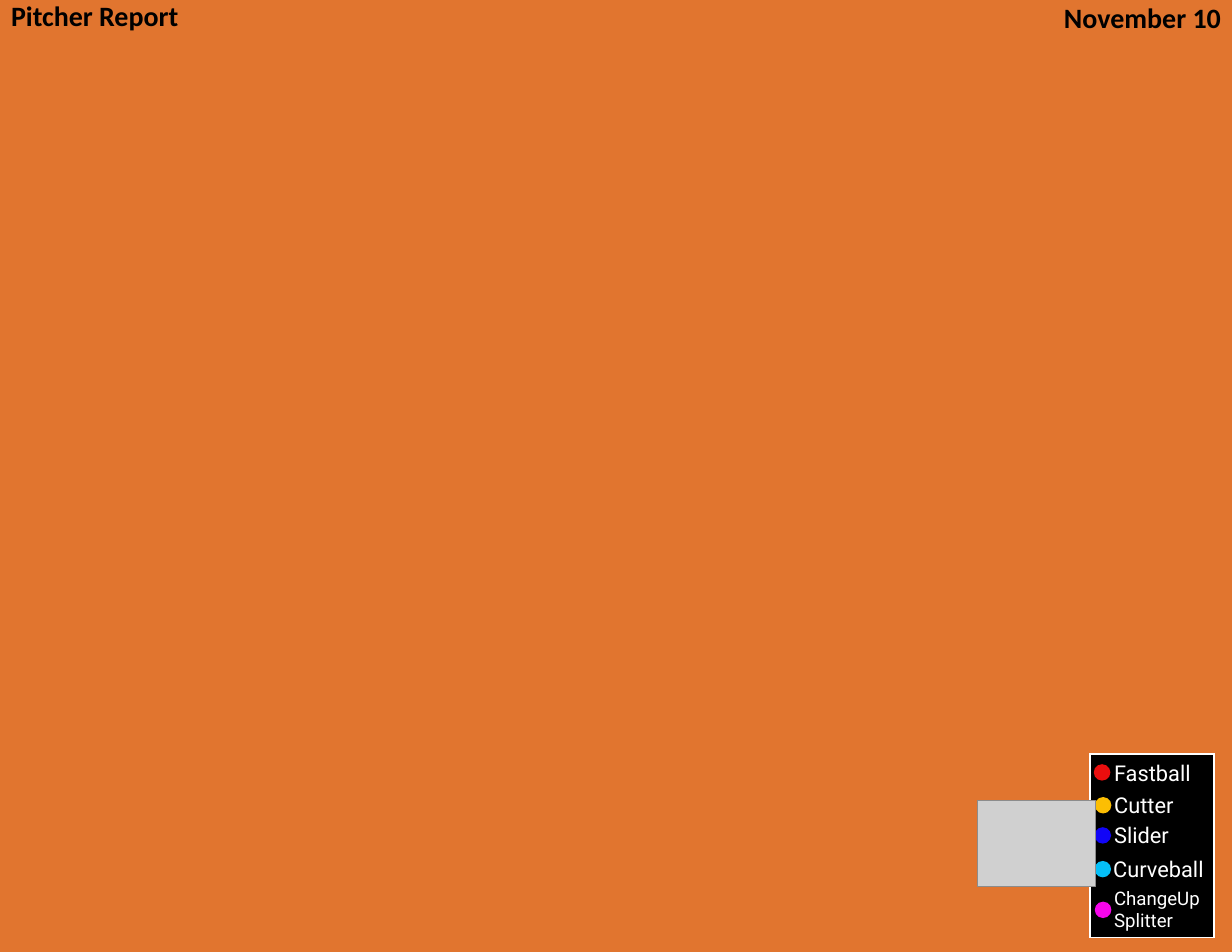
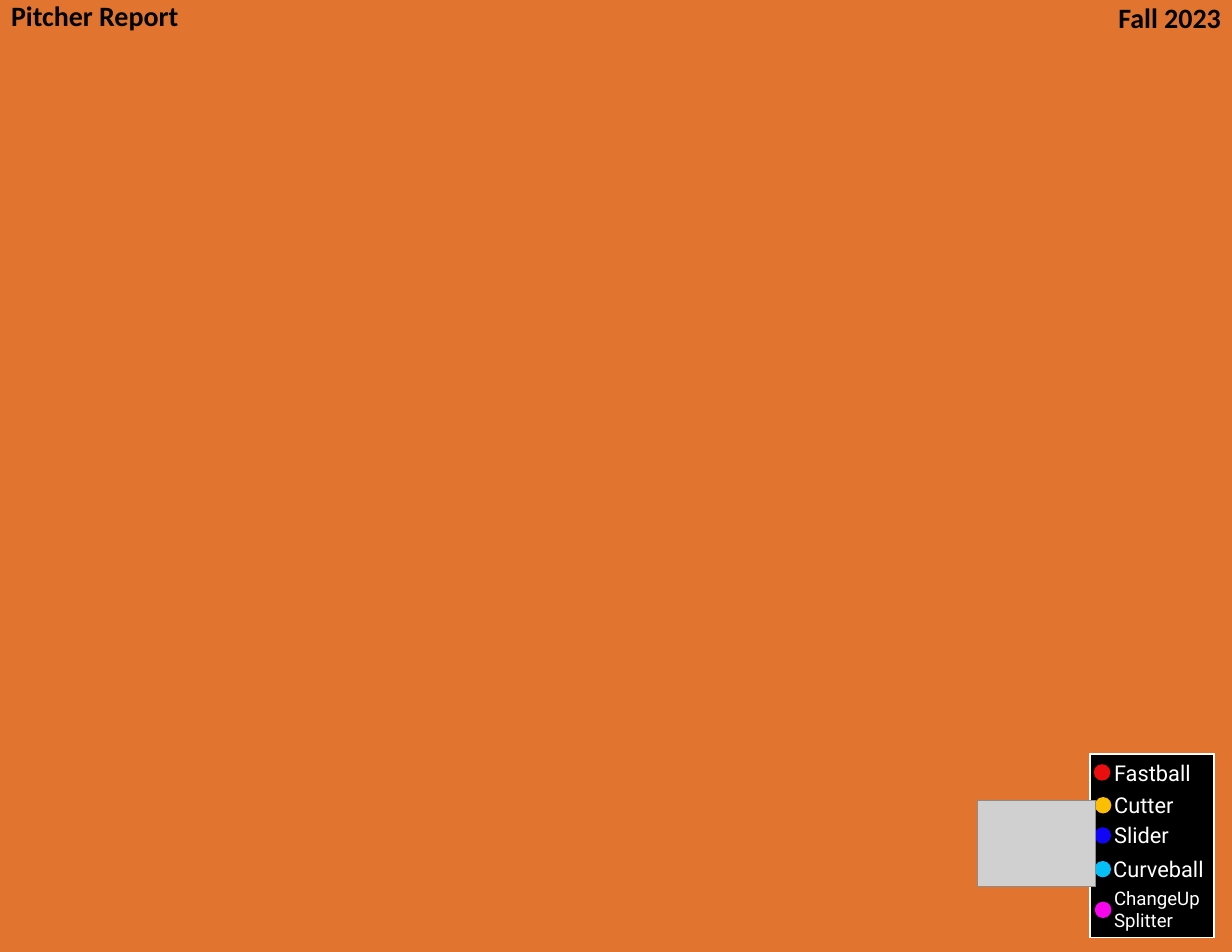
Before and after one commit to cheath5155/Postgame-Pitcher-Reports, a slide deck: slide 1 of Template2.pptx. Drawn at 1232x952 pixels with LibreOffice and Linux fonts; fonts in the diff are those of the drawing; grey boxes stand for pictures. Boxes give left, top, right and bottom in pixels: in the first picture for what was removed or moved away, otherwise in the second. Text is boxed around its words. In the diff, an @@ line names an element or a change of style, - is before the commit and + after.

```diff
--- a/Template2.pptx
+++ b/Template2.pptx
@@ text at bbox=[1118, 8, 1221, 28]: text changed @@
-November 10
+Fall 2023
```
Also in this commit, not shown: 1 other file.
